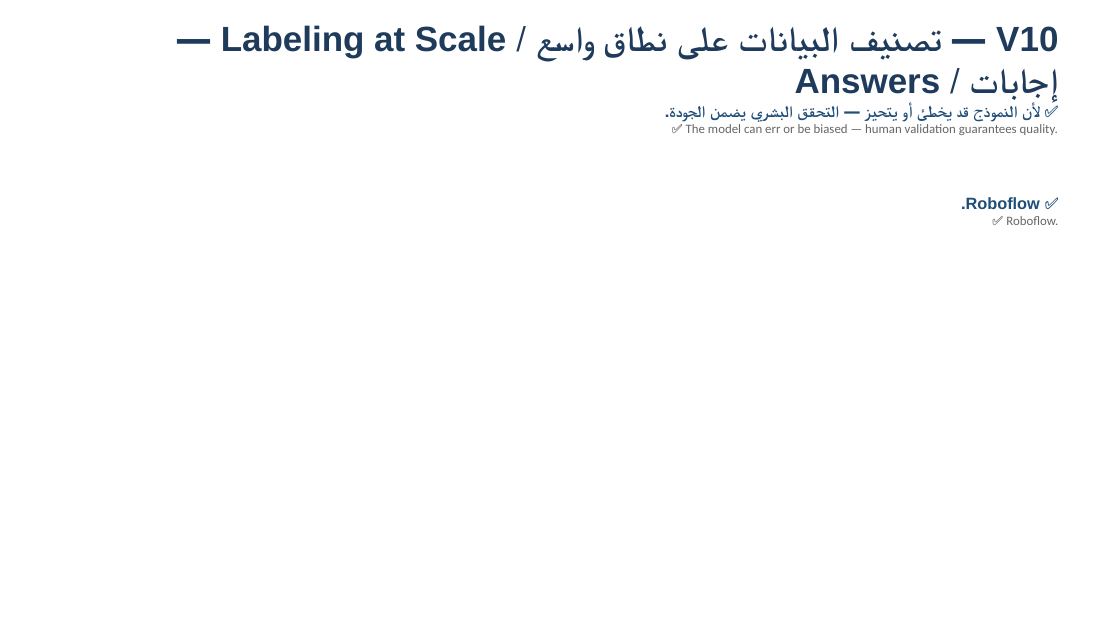
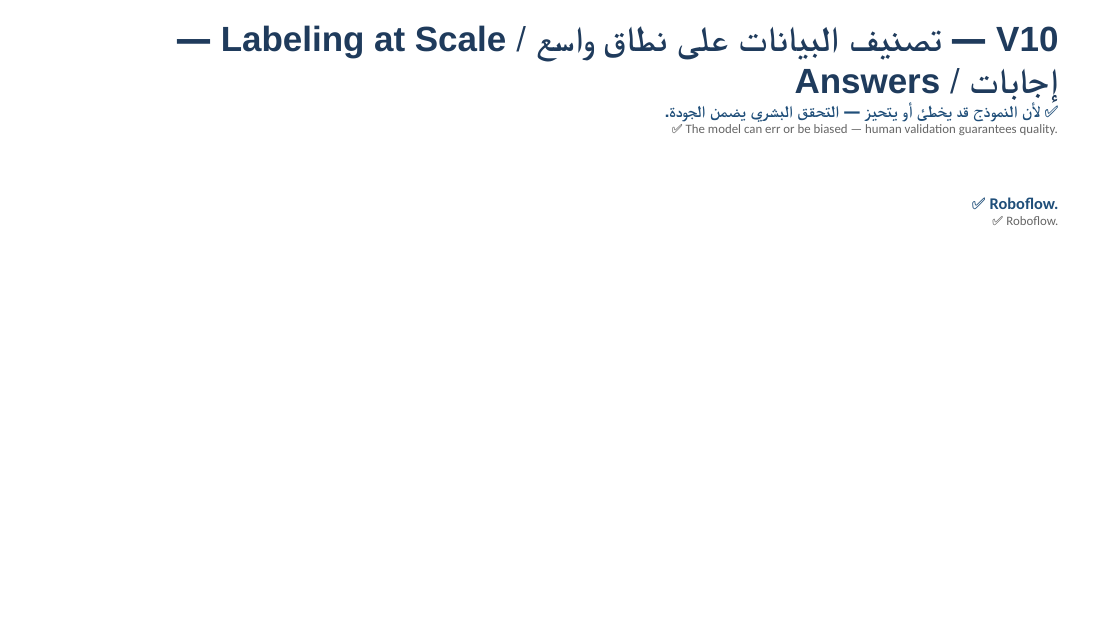
Before and after one commit to SAMeh-ZAGhloul/AI-Course, a slide deck: slide 22 of output/Module02_Glossary_Quizzes.pptx. Drawn at 1120x630 pixels with LibreOffice and Linux fonts; fonts in the diff are those of the drawing. Boxes give left, top, right and bottom in pixels: in the first picture for what was removed or moved away, otherwise in the second. Text is boxed around its words. In the diff, an @@ line names an element or a change of style, - is before the commit and + after.

```diff
--- a/output/Module02_Glossary_Quizzes.pptx
+++ b/output/Module02_Glossary_Quizzes.pptx
@@ text at [990, 197, 1059, 209]: font Arial to Calibri in "✅ Roboflow." @@
```
Also in this commit, not shown: 3 other slides changed, 11 other files.
